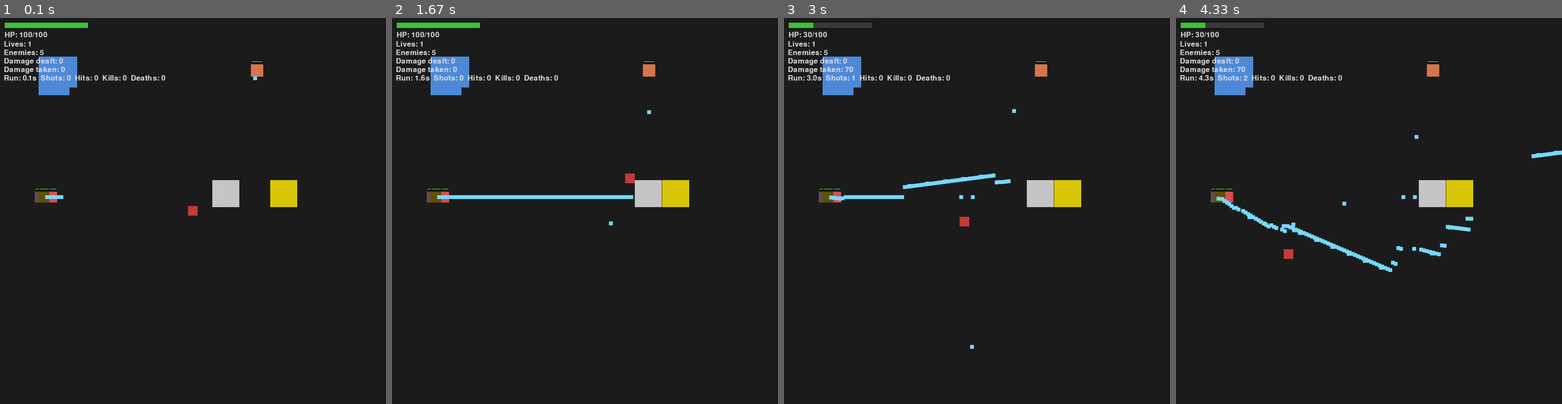
Above: before the commit, frames 1-4 (left to right).
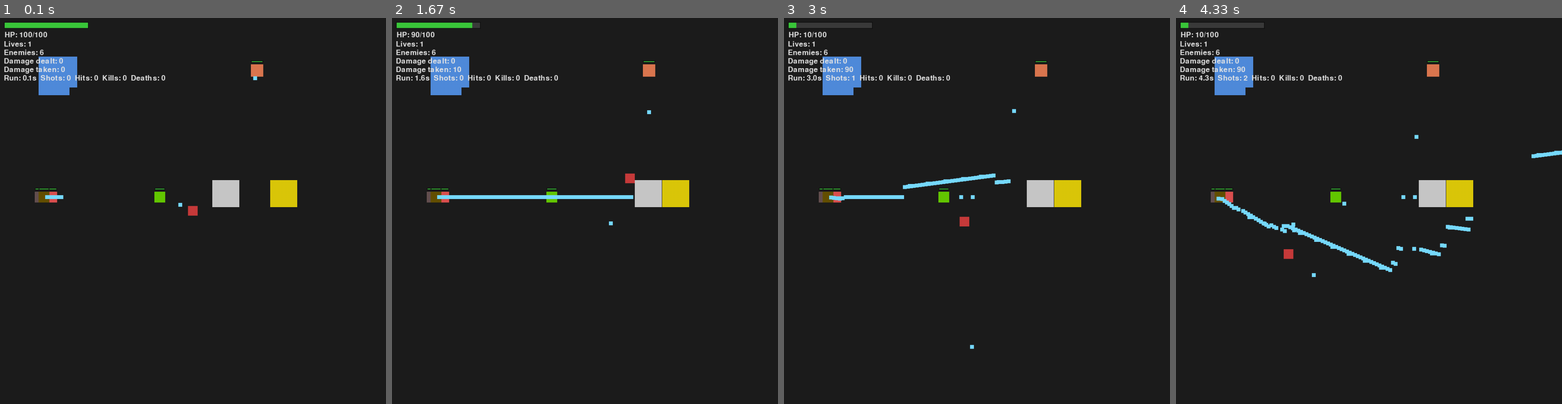
Above: after the commit, the same moments.

Repository: t-b-341/python-project---gpt_cursor-assisted
Game: pygame game, started from game.py
Same seed, same stepped clock (60 frames per second), same inputs: the game is played once before the commit and once after it.
Inputs (mouse positions are in pixels of both pictures, inside the frame that each line leads up to):
- Up to frame 1 (0.1 s): no input
- Up to frame 2 (1.67 s): hold D 0.33-0.8 s; hold W 0.83-1.13 s; hold D 1.17-1.63 s
- Up to frame 3 (3 s): hold A 1.67-2.2 s; click (961, 226) at 2.28 s; hold S 2.57-2.87 s; move the mouse to (1100, 199) at 2.6 s; hold S from 2.9 s (still down)
- Up to frame 4 (4.33 s): release S at 3.3 s; click (1369, 238) at 3.38 s; hold A 3.67-4.03 s; move the mouse to (1249, 299) at 3.7 s; hold A from 4.07 s (still down)

The runs differ from the first frame. In frame 1, 0.1% of the frame differs, in the area x 10-48%, y 8-49%; in frame 2, 0.2%; in frame 3, 0.2%; in frame 4, 0.2%, in the area x 3-43%, y 1-68%.

Commit message:
Update game.py

Diff:
--- a/game.py
+++ b/game.py
@@ -1,3 +1,14 @@
+#FEATURES TO ADD
+#--------
+#change player bullet color
+#change enemy bullet colors
+#enemy movement
+#enemy respawn timer
+#survival timer, waves, multiple levels
+#movement direction overwrites to most recent move direction
+#player path prediction
+#different shapes for shots (circle, squares, etc., like 2hu)
+
 import pygame
 from datetime import datetime, timezone
 
@@ -74,6 +85,7 @@
 player_bullet_damage = 20
 player_shoot_cooldown = 0.12
 player_time_since_shot = 999.0
+player_bullets_color = (10, 200, 200)
 
 # ----------------------------
 # Enemy templates + cloning
@@ -124,6 +136,16 @@
         "shoot_cooldown": 0.01,
         "projectile_speed": 500,
     },
+    {
+        "type": "BIG NEKU",
+        "rect": pygame.Rect(400, 450, 28, 28),
+        "color": (100, 200, 0),
+        "hp": 1000,
+        "max_hp": 1000,
+        "shoot_cooldown": 1,
+        "projectile_speed": 700,
+    },
+
 ]
 
 
@@ -153,6 +175,7 @@
 enemy_projectiles: list[dict] = []
 enemy_projectile_size = (10, 10)
 enemy_projectile_damage = 10
+enemy_projectiles_color = (200, 200, 200)
 
 # ----------------------------
 # Run counters (runs table)
